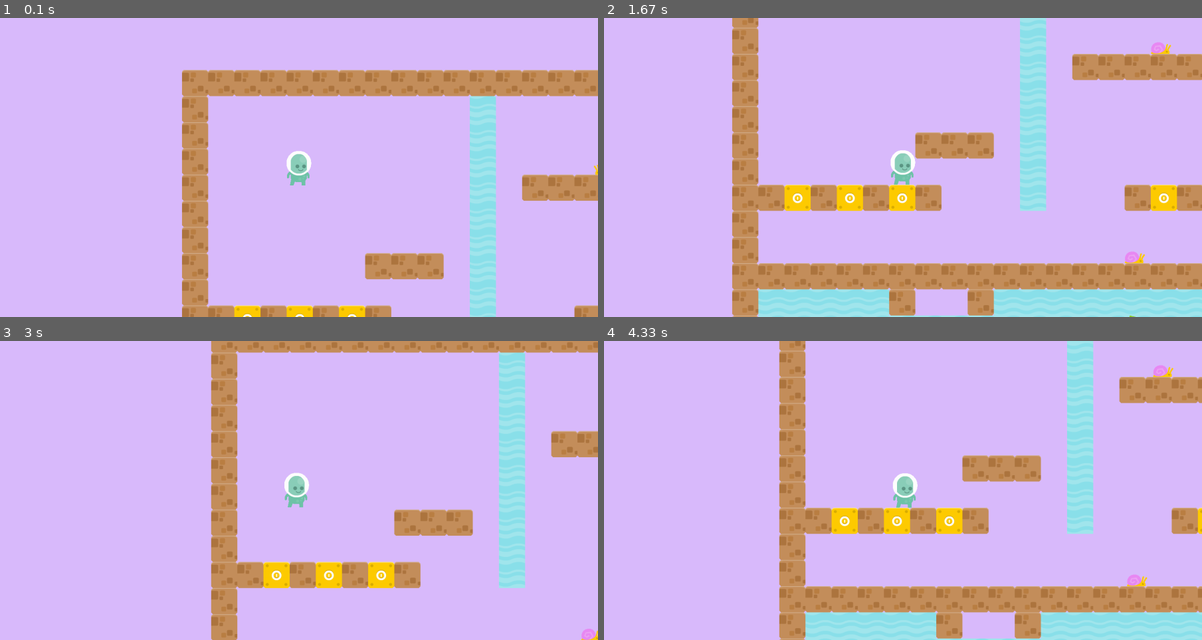
Above: before the commit, frames 1-4 (two rows, left to right).
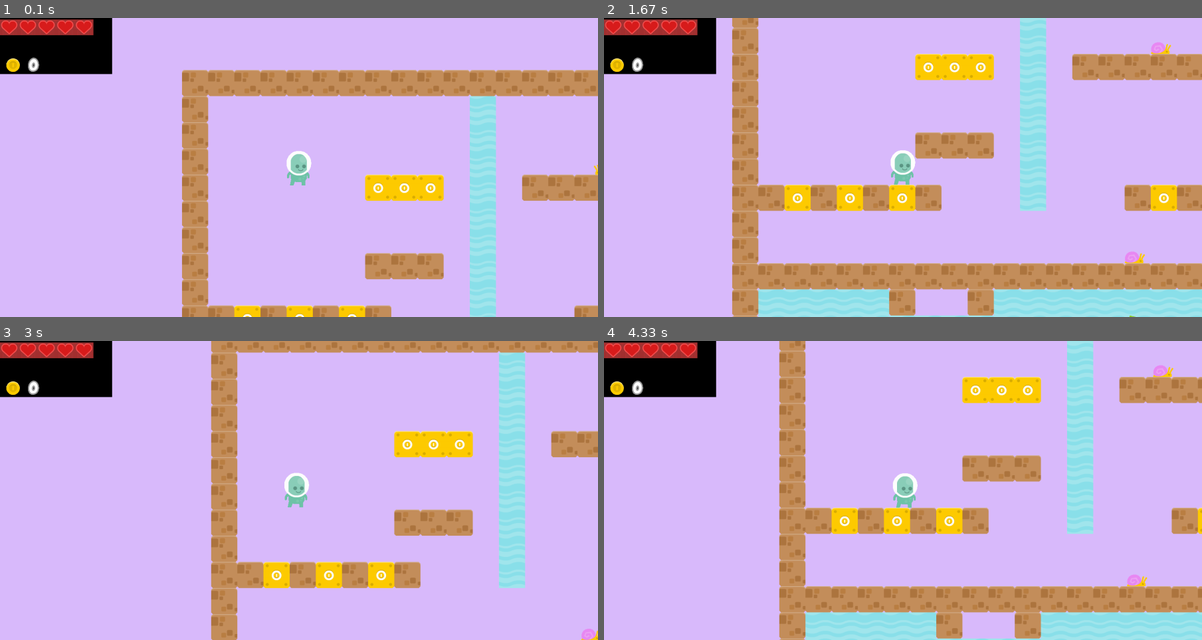
Above: after the commit, the same moments.

Repository: MahentNik/Project_pygame
Game: pygame game, started from main.py
The game is run twice, just before and just after one commit, with the same random seed, the same clock (stepped at 60 frames per second) and the same inputs.
Inputs:
- Up to frame 1 (0.1 s): no input
- Up to frame 2 (1.67 s): hold Right 0.33-0.8 s; hold Up 0.83-1.13 s; hold Right 1.17-1.63 s
- Up to frame 3 (3 s): hold Left 1.67-2.2 s; hold Down 2.23-2.53 s; tap Space at 2.57 s; hold Left from 2.9 s (still down)
- Up to frame 4 (4.33 s): release Left at 3.3 s; hold Up 3.33-3.7 s; hold Right from 3.73 s (still down)

The runs differ from the first frame. In frame 1, 4.7% of the frame differs, in the area x 0-75%, y 0-62%; in frame 2, 4.7%; in frame 3, 4.7%; in frame 4, 4.7%, in the area x 0-74%, y 0-21%.

Commit message:
сделал рабочий худ (только нужно поработать с фотографиями)

Diff:
--- a/hud.py
+++ b/hud.py
@@ -1,7 +1,7 @@
 import pygame
 
 HUD_SIZE = (HUD_WIDTH, HUD_HEIGHT) = (300, 150)
-HERO_HP = 3
+HERO_HP = 5
 HERO_OXYGEN = 6
 
 RELOAD_HIT = pygame.USEREVENT + 76  # перезарядка получения урона
@@ -41,33 +41,31 @@
         # цифры
         self.numbers = numbers
 
+        self.firs_damage = True
+        self.timer_hp = False
         self.timer_o2 = False
         self.timer__o2 = False
-        self.timer_hp = False
 
         self.show_stats()
 
     def collide(self, player, group, status=False):
         return pygame.sprite.spritecollide(player, group, status)
 
-    def update(self, water_group, enemy_group, coin_group, air_group, may_get_damaged, first_damage,
-               is_time_o2, is_time__o2):
+    def update(self, water_group, enemy_group, coin_group, air_group, may_get_damaged, is_time_o2, is_time__o2):
 
         self.visible_o2 = False
 
         if self.collide(self.hero, enemy_group):
-            if may_get_damaged or first_damage:
+            if may_get_damaged or self.firs_damage:
                 self.HP -= 1
                 self.firs_damage = False
                 if not self.timer_hp:
-                    pygame.time.set_timer(RELOAD_HIT, COOLDOWN_DAMAGE)
+                    pygame.time.set_timer(RELOAD_HIT, 1000)
                     self.timer_hp = True
         else:
+            pygame.time.set_timer(RELOAD_HIT, 0)
             self.timer_hp = False
-            pygame.time.set_timer(RELOAD_HIT, 0)
-            self.first_damage = True
-            #  если сбрасывается соприкосновение с врагом, то нужно передать что первый дамаг должен восстановился)
-            self.reload_first_damage()
+            self.firs_damage = True
 
         if self.O2 == 0:
             self.hero.kill()
@@ -107,8 +105,7 @@
     def show_stats(self):
         change_pos = 50
         hp = self.HP
-        coins = self.coin_counter
-        coins = str(coins).split()
+        coins = str(self.coin_counter)
 
         photo_0, photo_1, photo_2, photo_3, photo_4, photo_5, photo_6, photo_7, photo_8, photo_9 = self.numbers
 
@@ -133,16 +130,13 @@
                 pos_x += change_pos
 
         pos_x = 0
-        hud_screen.blit(self.coin_im, (pos_x, 100))
+        hud_screen.blit(self.coin_im, (pos_x, 90))
         pos_x += change_pos * 1.5
         change_pos = 32
-        for i in coins:
-            name_photo = eval("photo_" + i)
+        for i in range(len(coins)):
+            name_photo = eval("photo_" + coins[i])
             hud_screen.blit(name_photo, (pos_x, 106))
             pos_x += change_pos
 
         self.image = hud_screen
         self.rect = self.image.get_rect()
-
-    def reload_first_damage(self):
-        return self.first_damage
--- a/main.py
+++ b/main.py
@@ -23,15 +23,15 @@
 
 tile_width = tile_height = 70
 PRIMITIVE_LEVEL = [
-    "--------------------------",
-    "-          w             -",
-    "-          w             -",
+    "------------------   -----",
+    "-          w      kkk    -",
+    "-          w      kkk    -",
     "-   @      w    s        -",
-    "-          w ------l--   -",
+    "-      kkk w -----lll-   -",
     "-          w       l     -",
     "-          w       l     -",
-    "-      --- w       l     -",
-    "-          w       l     -",
+    "-      --- w       l    k-",
+    "-          w       l    k-",
     "--k-k-k-   w   -k- l     -",
     "-                  l     -",
     "-              s    -ww- -",
@@ -41,29 +41,12 @@
     "-wwwwfwwwwwwwwwwwwwwwwwww-",
     "-wwwwwwwwwwwwwwwwwwwwwwww-",
     "-wwwwwwwww---wwwwwwwwwwww-",
-    "-wwwwwwwww- -wwwwwfwwwwww- ",
+    "-wwwwwwwww- -wwwwwfwwwwww-",
     "-wwwwwwwwwwwwwwwwwwwwwwww-",
     "-wwwwwwwwfwwwwwwwwwwwwwww-",
     "-wwwwwwwwwwwwwwwwwwwwwwww-",
     "--------------------------",
 ]
-
-
-def load_image(name, color_key=None):
-    fullname = os.path.join('data', name)
-    try:
-        image = pygame.image.load(fullname).convert()
-    except pygame.error as message:
-        print('Cannot load image:', name)
-        raise SystemExit(message)
-
-    if color_key is not None:
-        if color_key == -1:
-            color_key = image.get_at((0, 0))
-        image.set_colorkey(color_key)
-    else:
-        image = image.convert_alpha()
-    return image
 
 
 def create_level(name_level, images):
@@ -75,7 +58,8 @@
                 Ground(x, y, tile_width, tile_height, images[1], let_group, ground_group, all_sprites)
             elif name_level[y][x] == '@':
                 Air(x, y, tile_width, tile_height, air_group, all_sprites)
-                hero = Hero(x, y, tile_width, tile_height, images[0], images[7], coin_group, all_sprites,
+                hero = Hero(x, y, tile_width, tile_height, images[0], images[7], coin_group, coin_box_group,
+                            all_sprites,
                             hero_group, all_sprites)
             elif name_level[y][x] == 'w':
                 Water(x, y, tile_width, tile_height, images[5], water_group, all_sprites)
@@ -126,15 +110,10 @@
 
     running = True
     while running:
-        may_get_damaged = True  # перезарядка получения урона
-        first_damage = True
-
-        timer_off_hp = False
-        timer_off_o2 = False
-        timer_off__o2 = False
-
+        may_get_damaged = False  # перезарядка получения урона
         is_time_o2 = False  # перезарядка получения кислорода
         is_time__o2 = False  # перезарядка отнимания кислорода
+
         for event in pygame.event.get():
             if event.type == pygame.QUIT:
                 running = False
@@ -164,7 +143,6 @@
                     is_left = False
             if event.type == RELOAD_HIT:
                 may_get_damaged = True
-                first_damage = False
             if event.type == RELOAD_o2:
                 is_time_o2 = True
             if event.type == RELOAD__o2:
@@ -176,7 +154,7 @@
 
         hero.update(is_left, is_right, up, wat_up, wat_down, let_group, water_group, ladder_group, enemy_group,
                     coin_group, air_group, coin_box_group)
-        hud.update(water_group, enemy_group, coin_group, air_group, may_get_damaged, first_damage,
+        hud.update(water_group, enemy_group, coin_group, air_group, may_get_damaged,
                    is_time_o2, is_time__o2)
 
         enemy_group.update()
@@ -190,6 +168,7 @@
         coin_box_group.draw(screen)
         coin_group.draw(screen)
         enemy_group.draw(screen)
+        hud_group.draw(screen)
 
         pygame.display.flip()
         clock.tick(FPS)
--- a/player.py
+++ b/player.py
@@ -12,34 +12,22 @@
 
 
 class Hero(pygame.sprite.Sprite):
-    def __init__(self, pos_x, pos_y, tile_width, tile_height, image, coin_im, coin_group, all_sprites, *groups):
+    def __init__(self, pos_x, pos_y, tile_width, tile_height, image, coin_im, coin_group, coin_box_group, all_sprites,
+                 *groups):
         super().__init__(groups)
         self.image = image
         self.rect = self.image.get_rect().move(tile_width * pos_x,
                                                tile_height * pos_y)
 
+        self.group = [coin_group, all_sprites]
+        self.coin_im = coin_im
+        self.coin_box_group = coin_box_group
+        self.coin_group = coin_group
+
         # статы
         self.vx = 0
         self.vy = 0
         self.on_Ground = False
-
-        self.HP = HERO_HP
-        # self.HP_im = hp_image
-        # self.halfHP_im = halfhp_image
-        self.visible_hp = True
-        self.O2 = HERO_OXYGEN
-        # self.o2_im = o2_image
-        self.visible_o2 = False
-        self.reload_o2 = False
-
-        self.special_items = {  # (1 показатель - найден предмет или нет) (2 показатель - активирован или нет)
-            # (3 показатель - откатился ли == готов к использованию)
-            1: [False, False, False],
-            2: [False, False, False],
-            3: [False, False, False]
-        }
-        self.coin_counter = 0
-        # self.coin_im = coin_image
 
     def collide(self, vx, vy, lets):
         for tile in lets:
@@ -54,8 +42,8 @@
                     self.vy = 0
 
                 if vy < 0:
-                    if self.other_collide(self, coin_box_group):
-                        sp = self.other_collide(self, coin_box_group, True)
+                    if self.other_collide(self, self.coin_box_group):
+                        sp = self.other_collide(self, self.coin_box_group, True)
                         for i in sp:
                             x, y = i.rect.x, i.rect.y
                             Coin(x, y, self.coin_im, self.group)
@@ -65,20 +53,8 @@
     def other_collide(self, player, group, status=False):
         return pygame.sprite.spritecollide(player, group, status)
 
-    def show_stats(self):
-        # show_HP
-        # show-coins
-        if self.visible_o2:
-            # show_o2
-            pass
-        # статы будут создаваться отдельными холстами и накладываться на основной в верхнем левом углу
-
     def update(self, left, right, up, wat_up, wat_down, let_group, water_group, ladder_group, enemy_group,
                coin_group, air_group, coin_box_group):
-
-        self.visible_o2 = False
-        self.reload_o2 = False
-
         if not self.other_collide(self, water_group) and not self.other_collide(self, ladder_group):
             if up:
                 if self.on_Ground:
